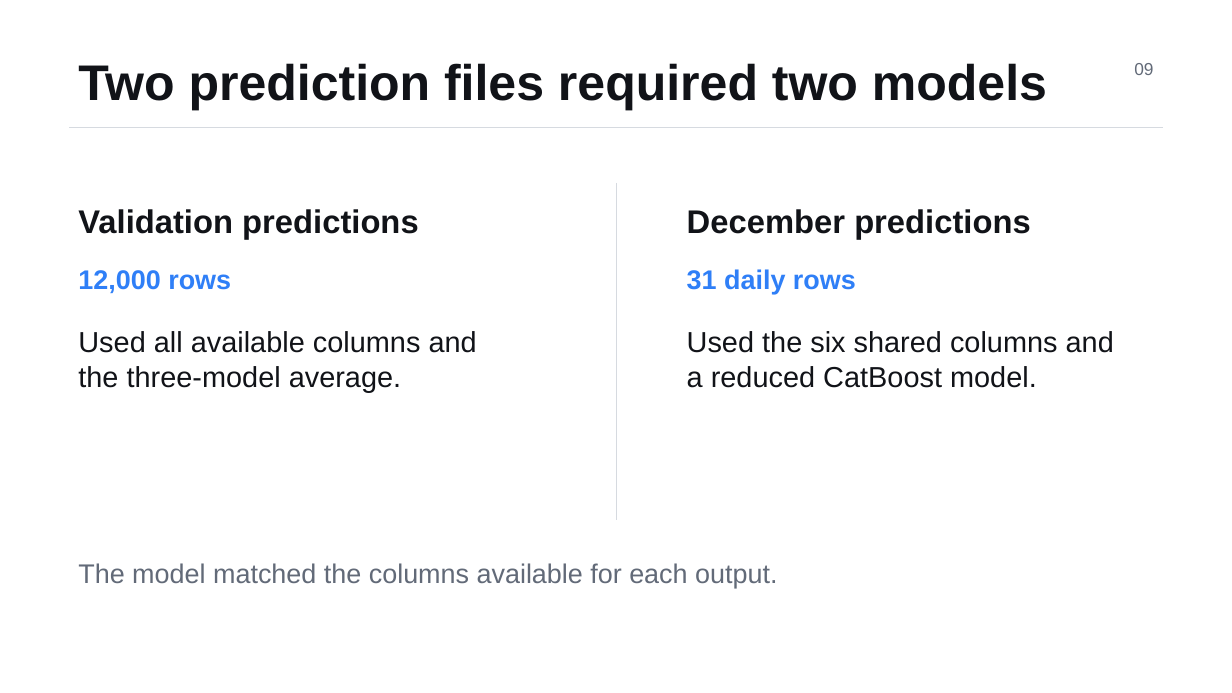
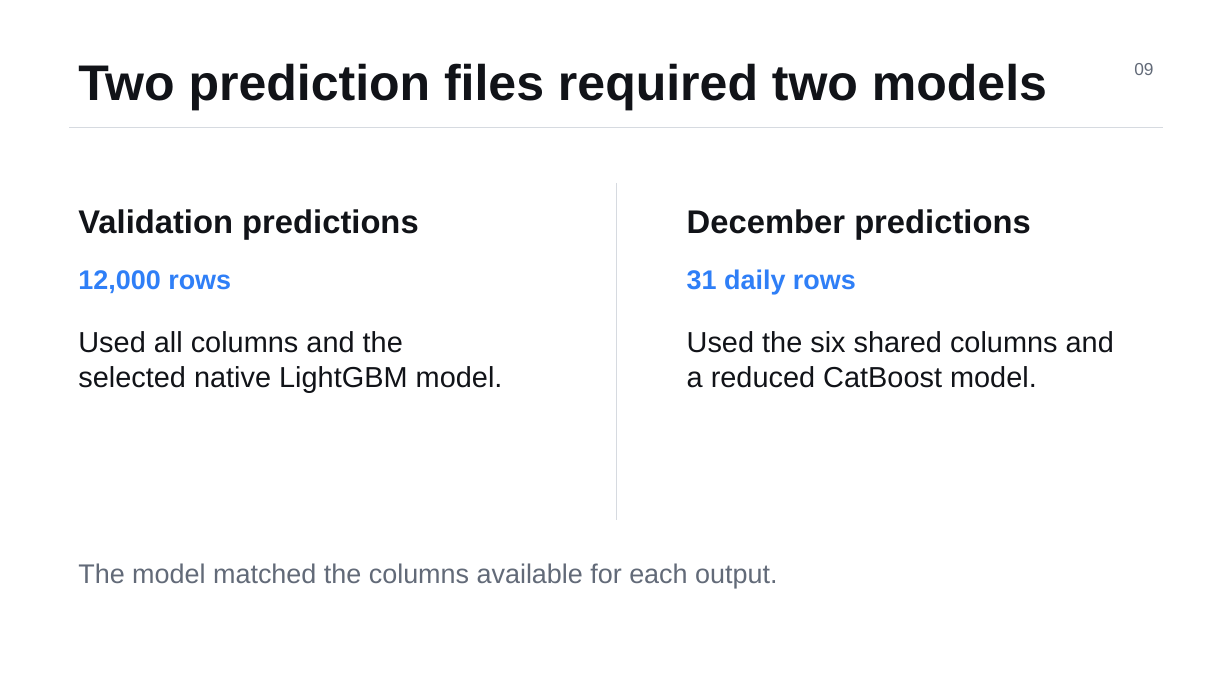
Before and after one commit to 61j3t/spotter-freight-rate-ml, a slide deck: slide 9 of Freight_Rate_Prediction_Minimal.pptx. Drawn at 1232x693 pixels with LibreOffice and Linux fonts; fonts in the diff are those of the drawing. Boxes give left, top, right and bottom in pixels: in the first picture for what was removed or moved away, otherwise in the second. Text is boxed around its words. In the diff, an @@ line names an element or a change of style, - is before the commit and + after.

Commit message:
Benchmark native categorical model and refresh submission

```diff
--- a/Freight_Rate_Prediction_Minimal.pptx
+++ b/Freight_Rate_Prediction_Minimal.pptx
@@ text at (78,331,503,392): text changed @@
-Used all available columns and the three-model average.
+Used all columns and the selected native LightGBM model.
```
Also in this commit, not shown: 2 other slides changed, 14 other files.
